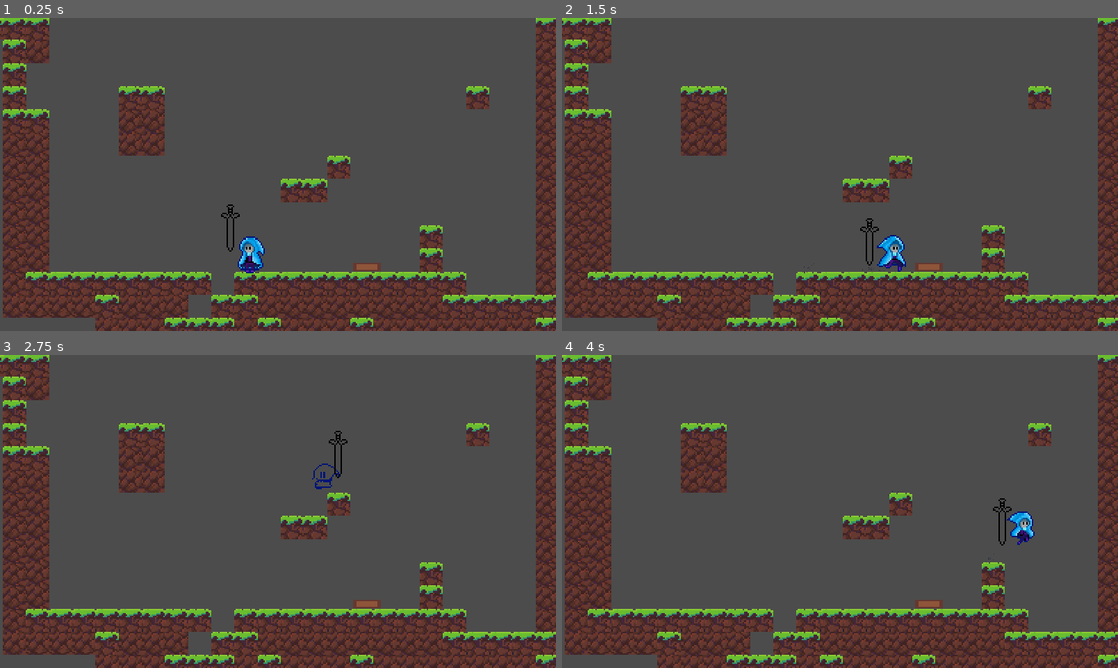
Above: before the commit, frames 1-4 (two rows, left to right).
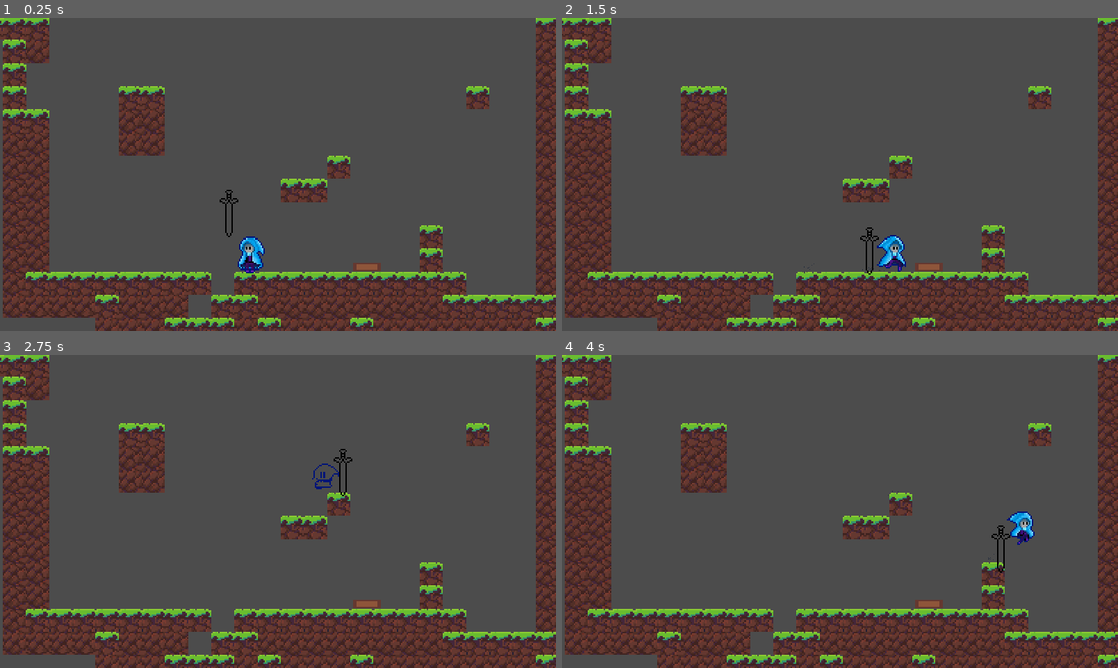
Above: after the commit, the same moments.

Repository: suomanic/LittleBlueHat
Game: Godot game, scene res://Levels/grass.tscn
The game is run twice, just before and just after one commit, with the same random seed, the same clock (stepped at 60 frames per second) and the same inputs.
Inputs (mouse positions are in pixels of both pictures, inside the frame that each line leads up to):
- Up to frame 1 (0.25 s): no input
- Up to frame 2 (1.5 s): move the mouse to (962, 158) at 0.52 s; hold S (Crouch) 0.53-1.28 s; hold D (move_right) from 0.53 s (still down); tap Space (jump) at 0.77 s; move the mouse to (728, 190) at 1.27 s; tap S (Crouch) at 1.35 s
- Up to frame 3 (2.75 s): tap Space (jump) at 1.52 s; move the mouse to (333, 442) at 2.02 s; release D (move_right) at 2.03 s; hold A (move_left) from 2.03 s (still down); hold S (Crouch) from 2.03 s (still down); click (333, 442) at 2.1 s
- Up to frame 4 (4 s): move the mouse to (812, 574) at 2.77 s; release A (move_left) at 2.78 s; release S (Crouch) at 2.78 s; hold D (move_right) from 2.78 s (still down); tap S (Crouch) at 2.85 s; tap Space (jump) at 3.02, 3.77 s; move the mouse to (1006, 558) at 3.52 s; hold S (Crouch) from 3.53 s (still down)

The runs differ from the first frame. In frame 1, 0.2% of the frame differs, in the area x 39-44%, y 54-75%; in frame 2, 0.1%; in frame 3, 0.2%; in frame 4, 0.2%.

Commit message:
Mod：Player文件整理

Diff:
--- a/Actors/Player/AnimState/Air.gd
+++ b/Actors/Player/Character/AnimState/Air.gd
@@ -1,9 +1,9 @@
 extends State
 var Air_State_Machine: StateMachine
 
-const AS_FallState = preload("res://Actors/Player/AnimState/Fall.gd")
-const AS_UpState = preload("res://Actors/Player/AnimState/Up.gd")
-const AS_UptoFallState = preload("res://Actors/Player/AnimState/UptoFall.gd")
+const AS_FallState = preload("res://Actors/Player/Character/AnimState/Fall.gd")
+const AS_UpState = preload("res://Actors/Player/Character/AnimState/Up.gd")
+const AS_UptoFallState = preload("res://Actors/Player/Character/AnimState/UptoFall.gd")
 
 
 func _init(o).(o):
--- a/Actors/Player/AnimState/Ground.gd
+++ b/Actors/Player/Character/AnimState/Ground.gd
@@ -2,9 +2,9 @@
 
 var Ground_State_Machine :StateMachine
 
-const AS_IdleState = preload("res://Actors/Player/AnimState/Idle.gd")
-const AS_RunState = preload("res://Actors/Player/AnimState/Run.gd")
-const AS_CrouchState = preload("res://Actors/Player/AnimState/Crouch.gd")
+const AS_IdleState = preload("res://Actors/Player/Character/AnimState/Idle.gd")
+const AS_RunState = preload("res://Actors/Player/Character/AnimState/Run.gd")
+const AS_CrouchState = preload("res://Actors/Player/Character/AnimState/Crouch.gd")
 
 func _init(o).(o):
 	pass
--- a/Actors/Player/Character.gd
+++ b/Actors/Player/Character/Character.gd
@@ -7,16 +7,16 @@
 var anim_state_machine : StateMachine
 
 # preload movement states
-const MS_IdleState = preload("res://Actors/Player/Movementstate/Idle.gd")
-const MS_RunState = preload("res://Actors/Player/Movementstate/Run.gd")
-const MS_FallState = preload("res://Actors/Player/Movementstate/Fall.gd")
-const MS_DoubleJumpState = preload("res://Actors/Player/Movementstate/DoubleJump.gd")
-const MS_CrouchState = preload("res://Actors/Player/Movementstate/Crouch.gd")
-const MS_UpState = preload("res://Actors/Player/Movementstate/Up.gd")
+const MS_IdleState = preload("res://Actors/Player/Character/MovementState/Idle.gd")
+const MS_RunState = preload("res://Actors/Player/Character/Movementstate/Run.gd")
+const MS_FallState = preload("res://Actors/Player/Character/Movementstate/Fall.gd")
+const MS_DoubleJumpState = preload("res://Actors/Player/Character/Movementstate/DoubleJump.gd")
+const MS_CrouchState = preload("res://Actors/Player/Character/Movementstate/Crouch.gd")
+const MS_UpState = preload("res://Actors/Player/Character/Movementstate/Up.gd")
 
 # preload aniamtion states
-const AS_AirState = preload("res://Actors/Player/Animstate/Air.gd")
-const AS_GroundState = preload("res://Actors/Player/Animstate/Ground.gd")
+const AS_AirState = preload("res://Actors/Player/Character/Animstate/Air.gd")
+const AS_GroundState = preload("res://Actors/Player/Character/Animstate/Ground.gd")
 
 onready var movement_module = get_node("CharacterMovement")
 
--- a/Actors/Player/Character.tscn
+++ b/Actors/Player/Character/Character.tscn
@@ -1,8 +1,8 @@
 [gd_scene load_steps=17 format=2]
 
 [ext_resource path="res://Assets/animation/animation package-Sheet.png" type="Texture" id=1]
-[ext_resource path="res://Actors/Player/Character.gd" type="Script" id=2]
-[ext_resource path="res://Actors/Player/PlayerMovement.gd" type="Script" id=4]
+[ext_resource path="res://Actors/Player/Character/Character.gd" type="Script" id=2]
+[ext_resource path="res://Actors/Player/Character/Character.movement.gd" type="Script" id=4]
 
 [sub_resource type="Curve" id=1]
 min_value = -360.0
@@ -217,7 +217,7 @@
 texture = ExtResource( 1 )
 hframes = 7
 vframes = 7
-frame = 47
+frame = 41
 
 [node name="Crouching_Shape" type="CollisionShape2D" parent="."]
 position = Vector2( 0, 4 )
--- a/Player.tscn
+++ b/Actors/Player/Player.tscn
@@ -1,9 +1,9 @@
 [gd_scene load_steps=5 format=2]
 
-[ext_resource path="res://Actors/Weapon/Weapon.tscn" type="PackedScene" id=1]
-[ext_resource path="res://Actors/Player/Character.tscn" type="PackedScene" id=2]
+[ext_resource path="res://Actors/Player/Weapon/Weapon.tscn" type="PackedScene" id=1]
+[ext_resource path="res://Actors/Player/Character/Character.tscn" type="PackedScene" id=2]
 [ext_resource path="res://Actors/Player/PlayerInput.gd" type="Script" id=3]
-[ext_resource path="res://Player.gd" type="Script" id=4]
+[ext_resource path="res://Actors/Player/Player.gd" type="Script" id=4]
 
 [node name="Player" type="Node2D"]
 position = Vector2( 0, -1 )
--- a/Actors/Weapon/Sword/Sword.gd
+++ b/Actors/Player/Weapon/Sword/Sword.gd
@@ -5,7 +5,6 @@
 
 func _physics_process(delta):
 	_move()
-	print_debug(owner.owner.character.global_position)
 
 	if owner.owner.input_module.is_attack_just_pressed:
 		$AnimationPlayer.play("attack")
@@ -24,7 +23,7 @@
 
 	if(mouse_offset_from_chara.x > 0) :
 		scale.x = 1
-		target_offset = Vector2(15, -15)
+		target_offset = Vector2(15, 0)
 
 		# 如果鼠标、该武器(self)并不在角色所在位置的左右两边，但是该武器(self)并没有到达它应该到的位置，
 		# 则认为该武器(self)仍在左右换边过程中，不去动on_changing_side.x
@@ -36,7 +35,7 @@
 			on_changing_side.x = true
 	else :
 		scale.x = -1
-		target_offset = Vector2(-15, -15)
+		target_offset = Vector2(-15, 0)
 
 		# 同上
 		if weapon_offset_from_chara.x < (target_offset.x + 0.11) :
@@ -50,7 +49,7 @@
 
 	# 如果追随角色的该武器(self)正在左右换边，设置一下非线性动画平滑
 	if on_changing_side.x :
-		linear_interpolate_scale_rate.x = 0.2
+		linear_interpolate_scale_rate.x = 0.3
 
 		# 追随角色的该武器(self)正在左右换边时，如果鼠标和角色运动方向同向，
 		# 为了防止追不上角色，把linear_interpolate_scale_rate.x调大
@@ -65,4 +64,4 @@
 	# 水平方向非线性动画
 	global_position = global_position.linear_interpolate(Vector2(owner.owner.character.global_position.x + target_offset.x, self.global_position.y), linear_interpolate_scale_rate.x)
 	# 垂直方向非线性动画
-	global_position = global_position.linear_interpolate(Vector2(global_position.x, owner.owner.character.global_position.y + target_offset.y + mouse_offset_from_chara.y / 50), linear_interpolate_scale_rate.y)
+	global_position = global_position.linear_interpolate(Vector2(global_position.x, owner.owner.character.global_position.y + target_offset.y + mouse_offset_from_chara.y/5), linear_interpolate_scale_rate.y)
--- a/Actors/Weapon/Sword/Sword.tscn
+++ b/Actors/Player/Weapon/Sword/Sword.tscn
@@ -1,7 +1,7 @@
 [gd_scene load_steps=4 format=2]
 
-[ext_resource path="res://Assets/animation/sword_animation-Sheet.png" type="Texture" id=1]
-[ext_resource path="res://Actors/Weapon/Sword/Sword.gd" type="Script" id=2]
+[ext_resource path="res://Actors/Player/Weapon/Sword/Sword.gd" type="Script" id=1]
+[ext_resource path="res://Assets/animation/sword_animation-Sheet.png" type="Texture" id=2]
 
 [sub_resource type="Animation" id=1]
 resource_name = "attack"
@@ -21,11 +21,11 @@
 }
 
 [node name="Sword" type="Node2D"]
-script = ExtResource( 2 )
+script = ExtResource( 1 )
 
 [node name="Sprite" type="Sprite" parent="."]
 position = Vector2( 5.5, 8 )
-texture = ExtResource( 1 )
+texture = ExtResource( 2 )
 hframes = 9
 
 [node name="AnimationPlayer" type="AnimationPlayer" parent="."]
--- /dev/null
+++ b/Actors/Player/Weapon/Weapon.tscn
@@ -0,0 +1,9 @@
+[gd_scene load_steps=3 format=2]
+
+[ext_resource path="res://Actors/Player/Weapon/Weapon.gd" type="Script" id=1]
+[ext_resource path="res://Actors/Player/Weapon/Sword/Sword.tscn" type="PackedScene" id=2]
+
+[node name="Weapon" type="Node2D"]
+script = ExtResource( 1 )
+
+[node name="Sword" parent="." instance=ExtResource( 2 )]
--- a/Actors/Weapon/Weapon.tscn
+++ /dev/null
@@ -1,9 +0,0 @@
-[gd_scene load_steps=3 format=2]
-
-[ext_resource path="res://Actors/Weapon/Sword/Sword.tscn" type="PackedScene" id=1]
-[ext_resource path="res://Actors/Weapon/Weapon.gd" type="Script" id=2]
-
-[node name="Weapon" type="Node2D"]
-script = ExtResource( 2 )
-
-[node name="Sword" parent="." instance=ExtResource( 1 )]
--- a/Levels/TestLevel.tscn
+++ b/Levels/TestLevel.tscn
@@ -1,6 +1,6 @@
 [gd_scene load_steps=25 format=2]
 
-[ext_resource path="res://Actors/Player/Character.tscn" type="PackedScene" id=1]
+[ext_resource path="res://Actors/Player/Character/Character.tscn" type="PackedScene" id=1]
 [ext_resource path="res://Assets/castle_tilemap.png" type="Texture" id=2]
 [ext_resource path="res://Actors/Spring.tscn" type="PackedScene" id=3]
 [ext_resource path="res://Assets/castle_bg_tilemap.png" type="Texture" id=4]
--- a/Levels/grass.tscn
+++ b/Levels/grass.tscn
@@ -2,7 +2,7 @@
 
 [ext_resource path="res://Assets/grass_tilemap.png" type="Texture" id=1]
 [ext_resource path="res://Actors/Spring.tscn" type="PackedScene" id=2]
-[ext_resource path="res://Player.tscn" type="PackedScene" id=3]
+[ext_resource path="res://Actors/Player/Player.tscn" type="PackedScene" id=3]
 
 [sub_resource type="ConvexPolygonShape2D" id=1]
 points = PoolVector2Array( 0, 0, 16, 0, 16, 16, 0, 16 )
--- a/project.godot
+++ b/project.godot
@@ -27,7 +27,7 @@
 "base": "Node2D",
 "class": "Weapon",
 "language": "GDScript",
-"path": "res://Actors/Weapon/Weapon.gd"
+"path": "res://Actors/Player/Weapon/Weapon.gd"
 } ]
 _global_script_class_icons={
 "Actor": "",
Renamed: Actors/Player/AnimState/Crouch.gd -> Actors/Player/Character/AnimState/Crouch.gd
Renamed: Actors/Player/AnimState/Fall.gd -> Actors/Player/Character/AnimState/Fall.gd
Renamed: Actors/Player/AnimState/Idle.gd -> Actors/Player/Character/AnimState/Idle.gd
Renamed: Actors/Player/AnimState/Run.gd -> Actors/Player/Character/AnimState/Run.gd
Renamed: Actors/Player/AnimState/Up.gd -> Actors/Player/Character/AnimState/Up.gd
Renamed: Actors/Player/AnimState/UptoFall.gd -> Actors/Player/Character/AnimState/UptoFall.gd
Renamed: Actors/Player/PlayerMovement.gd -> Actors/Player/Character/Character.movement.gd
Renamed: Actors/Player/MovementState/Crouch.gd -> Actors/Player/Character/MovementState/Crouch.gd
Renamed: Actors/Player/MovementState/DoubleJump.gd -> Actors/Player/Character/MovementState/DoubleJump.gd
Renamed: Actors/Player/MovementState/Fall.gd -> Actors/Player/Character/MovementState/Fall.gd
Renamed: Actors/Player/MovementState/Idle.gd -> Actors/Player/Character/MovementState/Idle.gd
Renamed: Actors/Player/MovementState/Run.gd -> Actors/Player/Character/MovementState/Run.gd
(and 4 more such lines)
